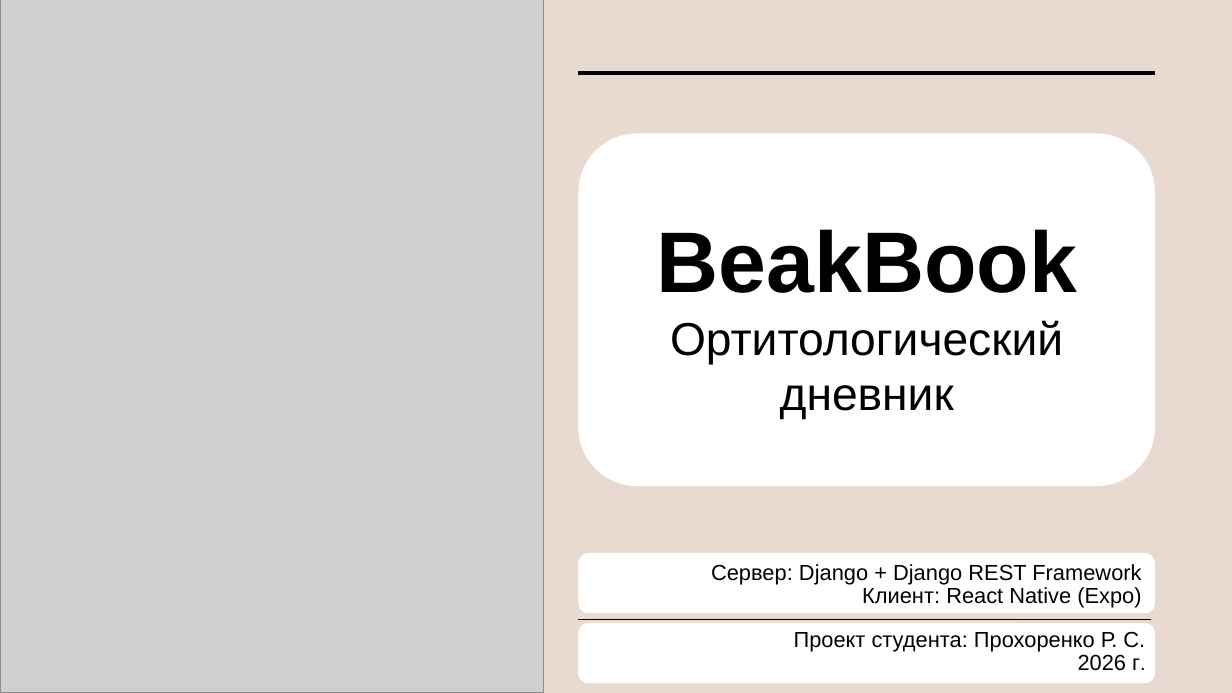
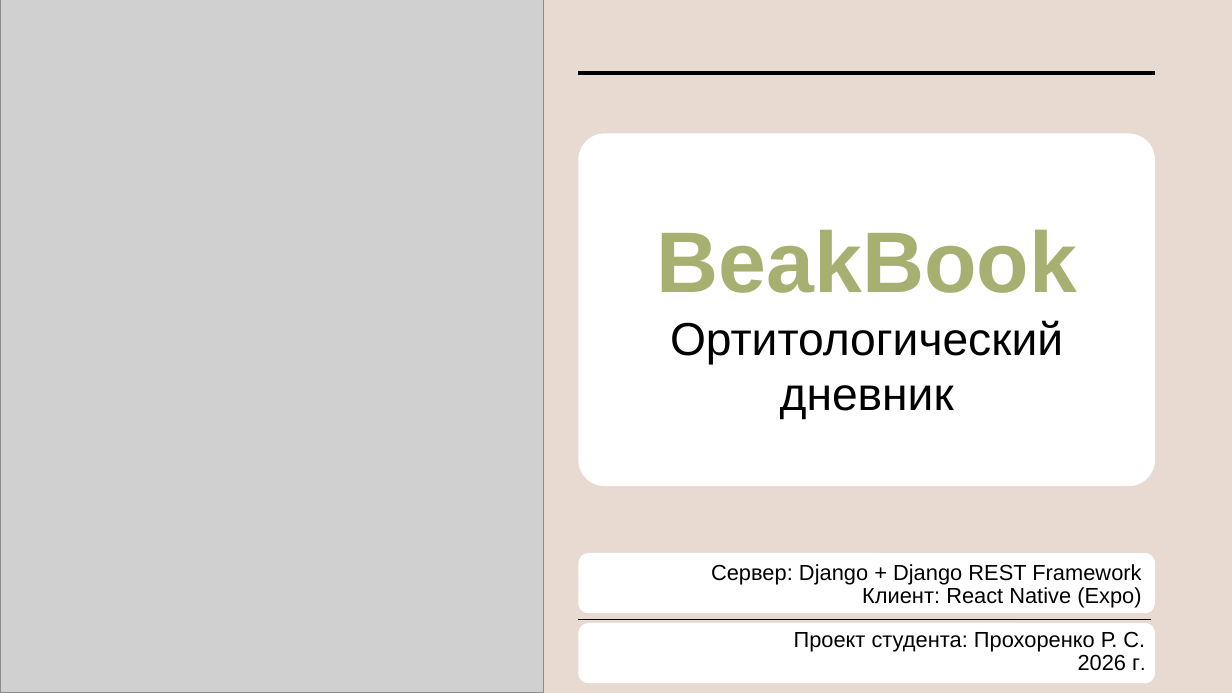
Before and after one commit to 1-Soul-1/BeakBook, a slide deck: slide 1 of BeakBook.pptx. Drawn at 1232x693 pixels with LibreOffice and Linux fonts; fonts in the diff are those of the drawing; grey boxes stand for pictures. Boxes give left, top, right and bottom in pixels: in the first picture for what was removed or moved away, otherwise in the second. Text is boxed around its words. In the diff, an @@ line names an element or a change of style, - is before the commit and + after.

```diff
--- a/BeakBook.pptx
+++ b/BeakBook.pptx
@@ rounded rectangle at box(579, 133, 1155, 486): proportions changed @@
@@ title "BeakBook Ортитологический дневник" at box(657, 229, 1077, 420): text colour #000000 to #A7B071 in "BeakBook" @@
```
Also in this commit, not shown: 6 other slides changed, 3 other files.
